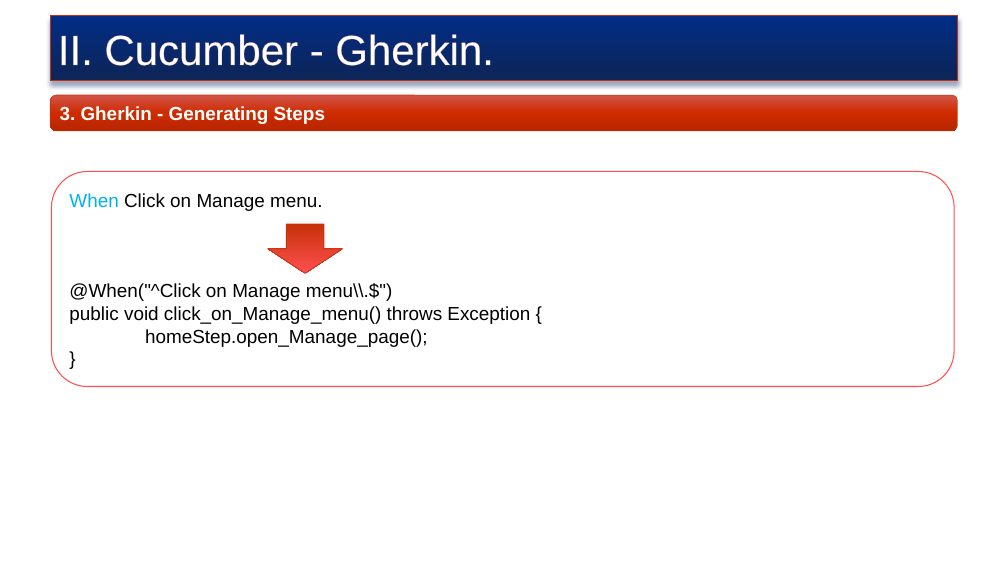
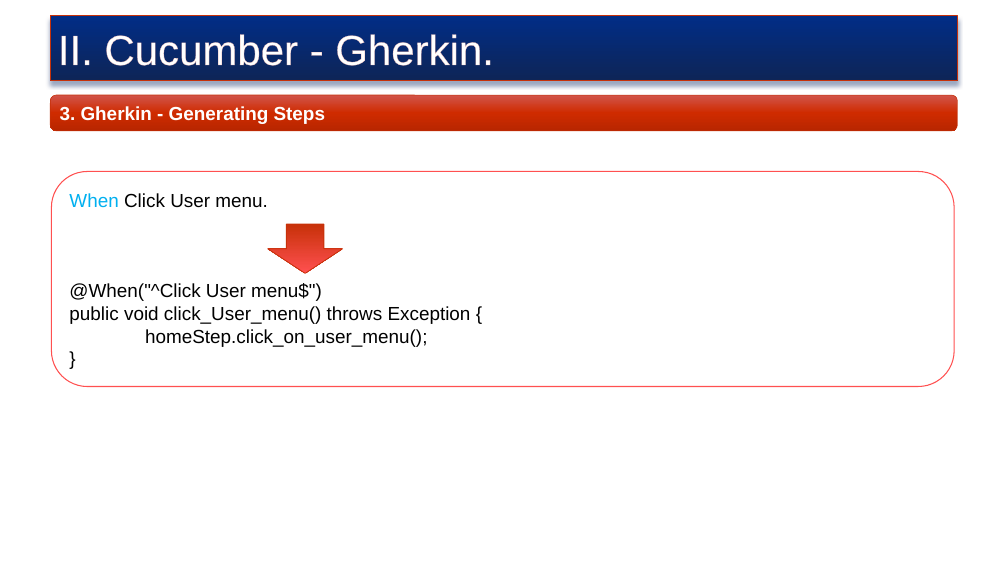
Before and after one commit to truyenkv/sharing, a slide deck: slide 12 of Sharing.pptx. Drawn at 1008x567 pixels with LibreOffice and Linux fonts; fonts in the diff are those of the drawing; background and template pictures are left out. Boxes give left, top, right and bottom in pixels: in the first picture for what was removed or moved away, otherwise in the second. Text is boxed around its words. In the diff, an @@ line names an element or a change of style, - is before the commit and + after.

```diff
--- a/Sharing.pptx
+++ b/Sharing.pptx
@@ text in rounded rectangle at box(69, 193, 471, 347): text changed @@
-When Click on Manage menu.
-@When("^Click on Manage menu\\.$")
-public void click_on_Manage_menu() throws Exception {
-homeStep.open_Manage_page();
+When Click User menu.
+@When("^Click User menu$")
+public void click_User_menu() throws Exception {
+homeStep.click_on_user_menu();
```
Also in this commit, not shown: 10 other slides changed, 1 slide added, 1 slide removed.
